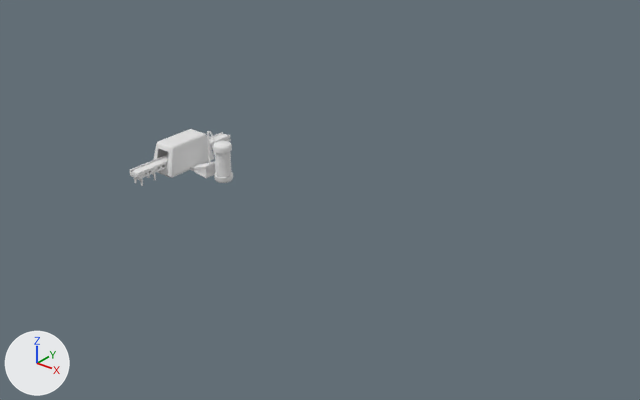
Before and after pictures for a commit that changed the Blender file BlenderAssets/MechanicalArm_Heater.blend.
Before and after are seen from a camera (50 mm lens) standing at (40.4, -36.5, 23.6) and looking at (11.9, -0.9, 1.5). The axes (+X, +Y, +Z) are drawn at lower left. The lights are the same throughout.
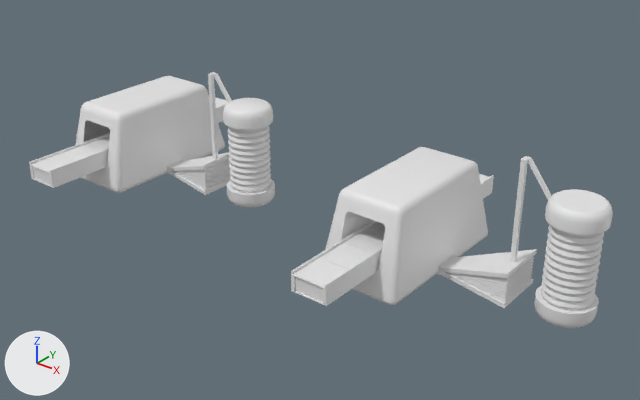
ob_cube_001 is not drawn itself; it is used by a modifier of ob_cube.

Boxes (x1, y1, x2, y2) around the edits, measured in the pictures (640 x 400 px):
'B_Mechanical_Heater', added: after (291, 147, 613, 328)
'Cube', moved, rescaled (144% wider, 136% taller): before (153, 129, 214, 178); after (75, 76, 225, 193)
'Cylinder.001', moved, rescaled (144% wider, 165% taller): before (215, 152, 232, 177); after (228, 125, 271, 193)
'Cylinder.002', moved, rescaled (155% wider, 146% taller): before (213, 141, 232, 153); after (223, 98, 273, 129)
'SM_FConvBelt', added: after (30, 97, 228, 187)
'SM_FConvBarrierSide.001', added: after (50, 104, 226, 188)
'Plane', moved, rescaled (142% wider, 154% taller): before (193, 164, 216, 176); after (173, 158, 230, 190)
'Cube.002', moved, rescaled (141% wider, 159% taller): before (190, 162, 216, 178); after (167, 152, 231, 195)
'Cylinder', moved, rescaled (145% wider, 158% taller): before (214, 172, 233, 183); after (227, 178, 275, 208)
'Cube.003', moved, rescaled (150% wider, 159% taller): before (207, 131, 216, 164); after (208, 72, 232, 159)
'Cube.011', deleted: before (130, 132, 231, 186)
'SM_FConvBarrierSide', added: after (29, 133, 110, 178)

Diff of the bpy script that builds the scene:
```diff
--- a/BlenderAssets/MechanicalArm_Heater.blend.py
+++ b/BlenderAssets/MechanicalArm_Heater.blend.py
@@ ob_cube_011 @@
-ob_cube_011 = bpy.data.objects.new('Cube.011', me_cube_012)
@@ ob_cube @@
 ob_cube = bpy.data.objects.new('Cube', me_cube_001)
-ob_cube.location = (-0.42, 0.0, 0.0)
+ob_cube.location = (-3.67, 0.0, -0.65)
+ob_cube.scale = (2.5, 2.5, 2.5)
 _vg = ob_cube.vertex_groups.new(name='Bevel')
@@ ob_cube_001 @@
 ob_cube_001 = bpy.data.objects.new('Cube.001', me_cube_002)
-ob_cube_001.location = (-0.42, 0.0, 1.11)
+ob_cube_001.location = (-3.666, 0.000258, 2.123)
+ob_cube_001.scale = (2.5, 2.5, 2.5)
 _m = ob_cube_001.modifiers.new('Bevel', 'BEVEL')
@@ ob_cube_002 @@
 ob_cube_002 = bpy.data.objects.new('Cube.002', me_cube_003)
-ob_cube_002.location = (0.5, 0.0, 0.1)
-ob_cube_002.scale = (0.1, 0.1, 0.1)
+ob_cube_002.location = (-1.37, 0.0, -0.4)
+ob_cube_002.scale = (0.25, 0.25, 0.25)
@@ ob_plane @@
 ob_plane = bpy.data.objects.new('Plane', me_plane)
-ob_plane.location = (2.29, 0.0, 0.15)
+ob_plane.location = (3.11, 0.0, -0.28)
 ob_plane.rotation_euler = (0.0, 1.571, 0.0)  # degrees (0, 90, 0)
-ob_plane.scale = (0.762, 0.947, 1.0)
+ob_plane.scale = (1.9, 2.37, 2.5)
 _m = ob_plane.modifiers.new('Bevel', 'BEVEL')
@@ ob_cylinder @@
 ob_cylinder = bpy.data.objects.new('Cylinder', me_cylinder)
-ob_cylinder.location = (3.3, 0.0, 0.0)
-ob_cylinder.scale = (0.6, 0.6, 1.0)
+ob_cylinder.location = (5.63, 0.0, -0.65)
+ob_cylinder.scale = (1.5, 1.5, 2.5)
@@ ob_cylinder_001 @@
 ob_cylinder_001 = bpy.data.objects.new('Cylinder.001', me_cylinder_001)
-ob_cylinder_001.location = (3.3, 0.0, 0.4)
-ob_cylinder_001.scale = (0.6, 0.6, 0.999)
+ob_cylinder_001.location = (5.63, 0.0, 0.35)
+ob_cylinder_001.scale = (1.5, 1.5, 2.5)
@@ ob_cube_003 @@
 ob_cube_003 = bpy.data.objects.new('Cube.003', me_cube_004)
-ob_cube_003.location = (2.1, 0.0, 1.72)
-ob_cube_003.scale = (0.05, 0.05, 1.0)
+ob_cube_003.location = (2.63, 0.0, 3.65)
+ob_cube_003.scale = (0.125, 0.125, 2.5)
@@ ob_cylinder_002 @@
 ob_cylinder_002 = bpy.data.objects.new('Cylinder.002', me_cylinder_002)
-ob_cylinder_002.location = (3.3, 0.0, 0.0)
-ob_cylinder_002.scale = (0.6, 0.6, 1.0)
+ob_cylinder_002.location = (5.63, 0.0, -0.66)
+ob_cylinder_002.scale = (1.5, 1.5, 2.5)
@@ ob_b_mechanical_heater @@
+ob_b_mechanical_heater = bpy.data.objects.new('B_Mechanical_Heater', me_cube_016)  # 2120 vertices, 1941 faces; spans x -0.98..4.32, y -3.46..2.94, z 0.0..3.02; in mat_material_003 (white #e7e7e7)
+ob_b_mechanical_heater.location = (17.33, 0.0, -0.65)
+ob_b_mechanical_heater.scale = (2.5, 2.5, 2.5)
@@ ob_sm_fconvbarrierside_001 @@
+ob_sm_fconvbarrierside_001 = bpy.data.objects.new('SM_FConvBarrierSide.001', me_cube_015)  # a box spanning x -2.0..0.0, y -2.0..-1.93, z 0.02..1.17; modifiers ARRAY
+ob_sm_fconvbarrierside_001.location = (-4.55, 7.35, 0.83)
+ob_sm_fconvbarrierside_001.rotation_euler = (0.0, 0.0, 1.571)  # degrees (0, 0, 90)
@@ ob_sm_fconvbelt @@
+ob_sm_fconvbelt = bpy.data.objects.new('SM_FConvBelt', me_cube_008)  # 68 vertices, 66 faces; spans x -2.0..0.0, y -2.0..0.0, z 0.0..1.0; in mat_material_003 (white #e7e7e7); modifiers ARRAY
+ob_sm_fconvbelt.location = (-2.63, -6.65, 0.86)
@@ ob_sm_fconvbarrierside @@
+ob_sm_fconvbarrierside = bpy.data.objects.new('SM_FConvBarrierSide', me_cube_015.copy())  # modifiers ARRAY
+ob_sm_fconvbarrierside.location = (-2.7, -8.65, 0.83)
+ob_sm_fconvbarrierside.rotation_euler = (0.0, 0.0, -1.571)  # degrees (0, 0, -90)
```
